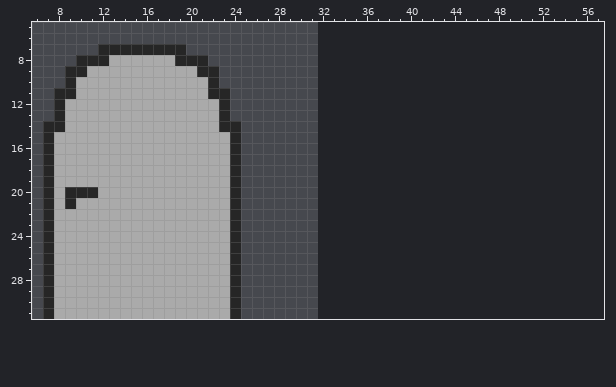
A pixel-art file gets an edit: drafts/door.ase. The picture above was drawn from the file before the commit.
32x32 pixels, 1 frame. Shown: x 6..57, y 5..31. The old version is drawn lined up with the new one, on the new canvas.
New version:
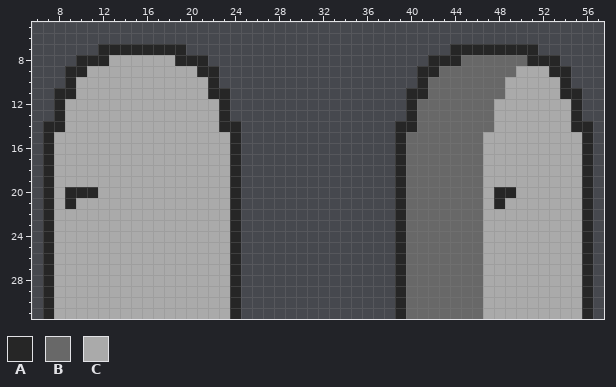
Palette (. is transparent): A #262626  B #686868  C #aaaaaa
Changes in this commit:
canvas 32x32 -> 64x32
Colour A is added in row 7 at x 44 to 51; in row 8 at x 42 to 44 and 51 to 53; in row 9 at x 41 to 42 and 53 to 54; in row 10 at x 41 and 54; in row 11 at x 40 to 41 and 54 to 55; in rows 12 to 13 at x 40 and 55.
Colour A is added in row 14 at x 39 to 40 and 55 to 56; in rows 15 to 19 at x 39 and 56; in row 20 at x 39, 48 to 49 and 56; in row 21 at x 39, 48 and 56; in rows 22 to 31 at x 39 and 56.
Colour B is added in row 8 at x 45 to 50; in row 9 at x 43 to 49; in rows 10 to 11 at x 42 to 48; in rows 12 to 14 at x 41 to 47; in rows 15 to 31 at x 40 to 46.
Colour C is added in row 9 at x 50 to 52; in rows 10 to 11 at x 49 to 53; in rows 12 to 14 at x 48 to 54; in rows 15 to 19 at x 47 to 55; in row 20 at x 47 and 50 to 55; in row 21 at x 47 and 49 to 55.
Colour C is added in rows 22 to 31 at x 47 to 55.
Pixel boxes of the changes (left, top, right, bottom) in both pictures:
added: (395, 44, 593, 319)
